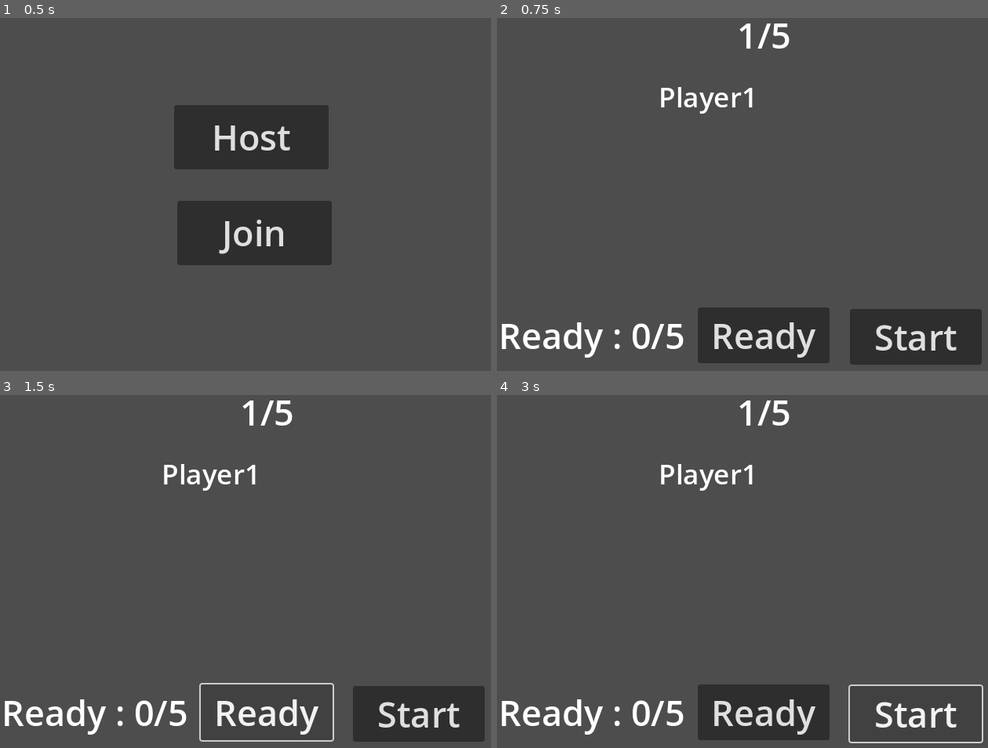
Above: before the commit, frames 1-4 (two rows, left to right).
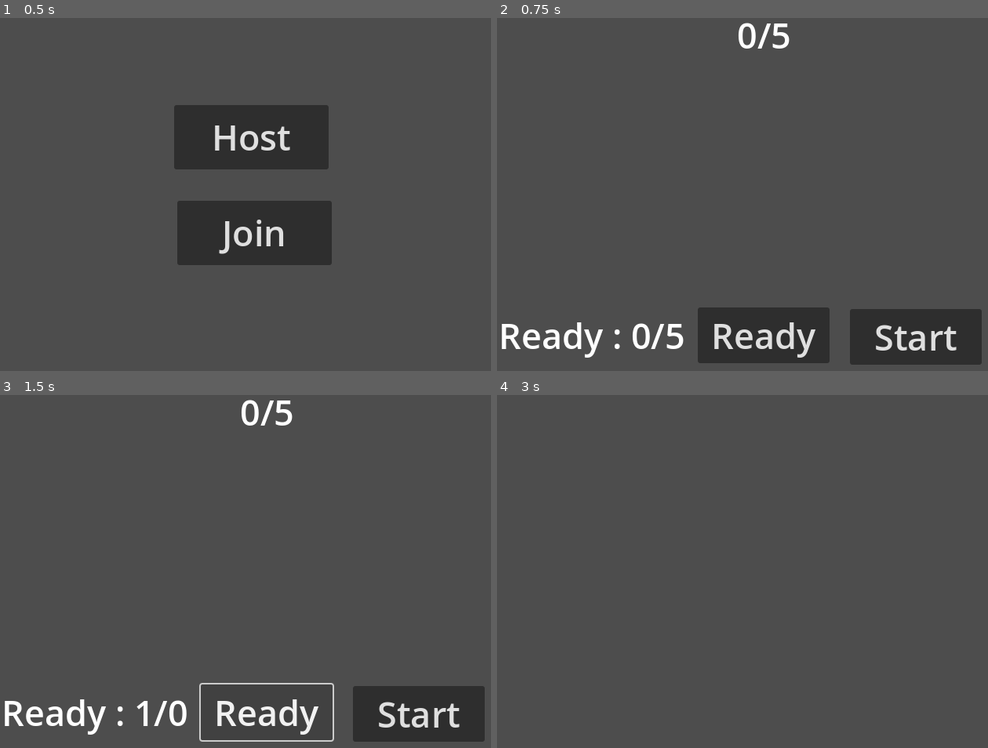
Above: after the commit, the same moments.

Repository: har3nz/MultiplayerDnD
Game: Godot game, scene res://scenes/room.tscn
Same seed, same stepped clock (60 frames per second), same inputs: the game is played once before the commit and once after it. The engine's default icon, where the game draws it, is replaced by a stand-in: a white triangle on a blue panel in a dark square.
Inputs:
- Up to frame 1 (0.5 s): no input
- Up to frame 2 (0.75 s): click "Host" at 0.5 s
- Up to frame 3 (1.5 s): click "Ready" at 1.25 s
- Up to frame 4 (3 s): click "Ready" at 2 s; click "Start" at 2.75 s

Frame 1 is identical in both runs. In frame 2, 0.6% of the frame differs, in the area x 33-53%, y 1-28%; in frame 3, 0.9%; in frame 4, 6.8%, in the area x 0-100%, y 1-99%.
Error before the commit: Parse Error: Expected indented block after function declaration. (res://scripts/waiting_room.gd:19)

Commit message:
half working rooms

Diff:
--- a/scenes/character_player.tscn
+++ b/scenes/character_player.tscn
@@ -12,13 +12,15 @@
 properties/0/replication_mode = 1
 
 [node name="CharacterPlayer" type="CharacterBody2D"]
+position = Vector2(381, 252)
 script = ExtResource("1_ewdyn")
 
 [node name="Sprite2D" type="Sprite2D" parent="."]
+scale = Vector2(0.5, 0.5)
 texture = ExtResource("2_mc5b1")
 
 [node name="CollisionShape2D" type="CollisionShape2D" parent="."]
-position = Vector2(0, 1)
+scale = Vector2(0.5, 0.5)
 shape = SubResource("RectangleShape2D_g2els")
 
 [node name="MultiplayerSynchronizer" type="MultiplayerSynchronizer" parent="."]
--- a/scenes/room.tscn
+++ b/scenes/room.tscn
@@ -1,16 +1,7 @@
-[gd_scene load_steps=4 format=3 uid="uid://3a54kivsiru2"]
+[gd_scene load_steps=2 format=3 uid="uid://3a54kivsiru2"]
 
 [ext_resource type="PackedScene" uid="uid://dhe8py84rspjq" path="res://scenes/network_ui.tscn" id="1_ffxv4"]
-[ext_resource type="Script" uid="uid://cmu1apvlfm383" path="res://scripts/multiplayer_spawner.gd" id="2_85yof"]
-[ext_resource type="PackedScene" uid="uid://cua2ooe6bkcdj" path="res://scenes/character_player.tscn" id="3_85yof"]
 
 [node name="Room" type="Node2D"]
 
 [node name="NetworkUI" parent="." instance=ExtResource("1_ffxv4")]
-
-[node name="MultiplayerSpawner" type="MultiplayerSpawner" parent="."]
-_spawnable_scenes = PackedStringArray("uid://cua2ooe6bkcdj")
-spawn_path = NodePath("..")
-spawn_limit = 5
-script = ExtResource("2_85yof")
-network_player = ExtResource("3_85yof")
--- a/scenes/waiting_room.tscn
+++ b/scenes/waiting_room.tscn
@@ -41,7 +41,7 @@
 offset_right = 434.5
 offset_bottom = 90.4451
 theme_override_font_sizes/font_size = 45
-text = "1/5"
+text = "0/5"
 
 [node name="ready" type="Button" parent="."]
 layout_mode = 0
@@ -80,7 +80,6 @@
 [node name="Player" type="Label" parent="VBoxContainer"]
 layout_mode = 2
 theme_override_font_sizes/font_size = 35
-text = "Player1"
 
 [node name="Player2" type="Label" parent="VBoxContainer"]
 layout_mode = 2
@@ -102,3 +101,4 @@
 replication_config = SubResource("SceneReplicationConfig_r4be7")
 
 [connection signal="pressed" from="ready" to="." method="_on_ready_pressed"]
+[connection signal="pressed" from="Start" to="." method="_on_start_pressed"]
--- a/scenes/world.tscn
+++ b/scenes/world.tscn
@@ -1,8 +1,15 @@
-[gd_scene load_steps=2 format=3 uid="uid://7dutjmu04kaf"]
+[gd_scene load_steps=4 format=3 uid="uid://7dutjmu04kaf"]
 
+[ext_resource type="Script" uid="uid://ngw83fbvssq0" path="res://scripts/world.gd" id="1_4wyf3"]
 [ext_resource type="PackedScene" uid="uid://cua2ooe6bkcdj" path="res://scenes/character_player.tscn" id="1_nnsk1"]
+[ext_resource type="Script" uid="uid://cmu1apvlfm383" path="res://scripts/multiplayer_spawner.gd" id="2_rwgxs"]
 
 [node name="World" type="Node2D"]
+script = ExtResource("1_4wyf3")
 
-[node name="Player" parent="." instance=ExtResource("1_nnsk1")]
-position = Vector2(169, 126)
+[node name="MultiplayerSpawner" type="MultiplayerSpawner" parent="."]
+_spawnable_scenes = PackedStringArray("uid://cua2ooe6bkcdj")
+spawn_path = NodePath("..")
+spawn_limit = 5
+script = ExtResource("2_rwgxs")
+network_player = ExtResource("1_nnsk1")
--- a/scripts/network_handler.gd
+++ b/scripts/network_handler.gd
@@ -1,7 +1,7 @@
 extends Node
 
-const IP_ADDRESS : String = "localhost"
-const PORT: int = 15155
+var IP_ADDRESS : String = "127.0.0.1"
+var PORT: int = 15155
 
 var peer : ENetMultiplayerPeer
 
@@ -11,6 +11,8 @@
 	multiplayer.multiplayer_peer = peer
 
 func start_client() -> void:
+	IP_ADDRESS = "being-morris.gl.at.ply.gg"
+	PORT = 5235
 	peer = ENetMultiplayerPeer.new()
 	peer.create_client(IP_ADDRESS, PORT)
 	multiplayer.multiplayer_peer = peer
--- a/scripts/network_ui.gd
+++ b/scripts/network_ui.gd
@@ -3,12 +3,8 @@
 
 func _on_client_pressed() -> void:
 	get_tree().change_scene_to_file("res://scenes/waiting_room.tscn")
-	print("switched scene")
 	NetworkHandler.start_client()
-
 
 func _on_server_pressed() -> void:
 	get_tree().change_scene_to_file("res://scenes/waiting_room.tscn")
-	print("switched scene")
 	NetworkHandler.start_server()
-	print("server started")
--- a/scripts/waiting_room.gd
+++ b/scripts/waiting_room.gd
@@ -1,32 +1,63 @@
 extends Control
 
 @onready var plr_count = $plr_count
-var plr_count_int : int = 0
-
 @onready var ready_count = $ready_count
-@export var ready_count_int: int = 0
-
 @onready var plr_list = $VBoxContainer
-
-func add_to_plr_list(player_name: String) -> void:
-	plr_count_int += 1
-	plr_count.text = "%d/5" % plr_count_int
-
-	var new_label = $Label1.duplicate()
-	plr_list.add_child(new_label)
-	new_label.text = "Player " + str(plr_count_int)
-
-func update_plr_list() -> void:
+@onready var start_button = $Start
+var player_labels: Array = []
 
 
+var players: Array = []
+var ready_count_int: int = 0
+
 func _ready() -> void:
-	multiplayer.peer_connected.connect(add_to_plr_list)
+	if multiplayer.is_server():
+		start_button.show()
+	else:
+		start_button.hide()
+	multiplayer.peer_connected.connect(_on_peer_connected)
+	player_labels = [
+		$VBoxContainer/Player,
+		$VBoxContainer/Player2,
+		$VBoxContainer/Player3,
+		$VBoxContainer/Player4,
+		$VBoxContainer/Player5
+	]
+
+func _on_peer_connected(id: int) -> void:
+	var plr_name = "Player " + str(id)
+	players.append(plr_name)
+	rpc("update_player_list", players)
+	rpc("update_ready_count", ready_count_int)
 
 func _on_ready_pressed() -> void:
 	ready_count_int += 1
 	rpc("update_ready_count", ready_count_int)
 
-@multiplayer_rpc("any_peer")
+@rpc("any_peer", "call_local", "reliable")
+func update_player_list(new_players: Array) -> void:
+	players = new_players
+	plr_count.text = "%d/5" % players.size()
+
+	for i in range(player_labels.size()):
+		if i < players.size():
+			player_labels[i].text = players[i]
+			player_labels[i].visible = true
+		else:
+			player_labels[i].visible = false
+
+	ready_count.text = "Ready : %d/%d" % [ready_count_int, players.size()]
+
+
+@rpc("any_peer", "call_local", "reliable")
 func update_ready_count(new_value: int) -> void:
 	ready_count_int = new_value
-	ready_count.text = "Ready : %d/%d" % [ready_count_int, plr_count_int]
+	ready_count.text = "Ready : %d/%d" % [ready_count_int, players.size()]
+
+
+func _on_start_pressed() -> void:
+	get_tree().change_scene_to_file("res://scenes/world.tscn")
+
+	for plr_name in players:
+		var id = int(plr_name.replace("Player ", ""))
+		#spawner.spawn_player(id)
--- /dev/null
+++ b/scripts/world.gd
@@ -0,0 +1 @@
+extends Node2D
Not shown, added: export_presets.cfg
Not shown, added: scripts/world.gd.uid
Not shown, added: Build/multiplayer_dnd.console.exe
Not shown, added: Build/multiplayer_dnd.exe
Not shown, added: Build/multiplayer_dnd.pck
